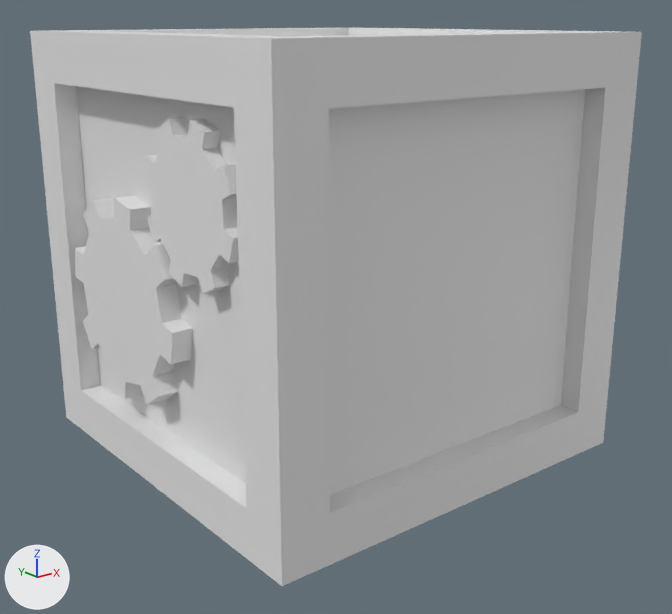
Renders of the Blender file Assets/Level Models/Crate.blend from each side of a commit.
One viewpoint serves both versions: a 50 mm camera at (-2.76, -3.52, 2.07) aimed at (-0.02, -0.1, 0.7). Every picture has the same lights, and +X, +Y and +Z are marked at lower left.
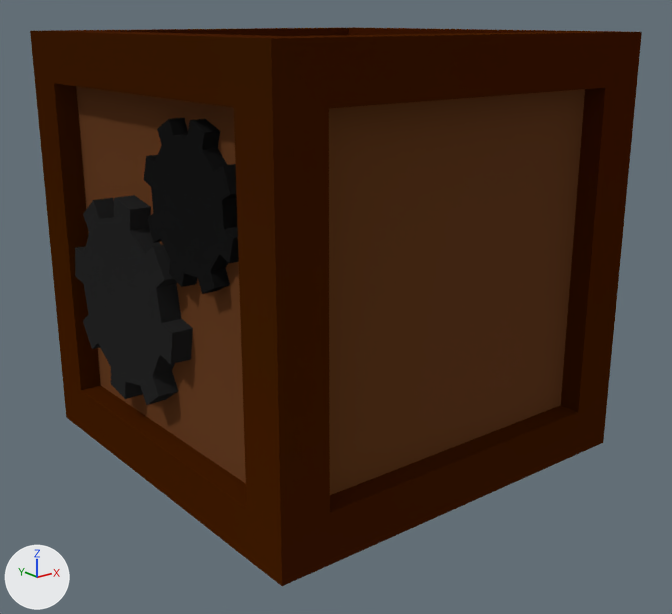
Pixel boxes [x1, y1, x2, y2] of what changed, in the pictures (672 x 614 px):
'Cube', recoloured, surface changed (grey to brown): [30, 27, 642, 586] in both
'Cylinder', recoloured (grey to black): [75, 195, 193, 405] in both
'Cylinder.001', recoloured (grey to black): [144, 118, 239, 294] in both

What the commit changed:
Picture 'steampunk+grey_pallette.png' (img_steampunk_grey_pallette_png) is new.
Material 'CrateMaterial' (mat_cratematerial) is new.
Its texture is img_steampunk_grey_pallette_png.
Its roughness is 0.5.
me_cube_001 has 66 vertices, 62 faces and spans x -1.0..1.0, y -1.0..1.0, z -1.0..1.0.
me_cube_001 is used by ob_cube; location (0.0, 0.0, 1.0).
me_cube_001 part 1: texture (UV) coordinates of 62 of 62 faces, centred in x -1.0..1.0, y -1.0..1.0, z -1.0..1.0, changed; they spanned u 0.12..0.88, v 0.0..1.0 and now span u 0.09..0.4, v 0.73..0.93.
me_cube_001 now uses material mat_cratematerial (picture img_steampunk_grey_pallette_png).
me_cylinder has 64 vertices, 50 faces and spans x -1.24..1.24, y -1.24..1.24, z -1.0..1.0.
me_cylinder now uses material mat_cratematerial (picture img_steampunk_grey_pallette_png).
me_cylinder_002 has 64 vertices, 50 faces and spans x -1.24..1.24, y -1.24..1.24, z -1.0..1.0.
me_cylinder_002 now uses material mat_cratematerial (picture img_steampunk_grey_pallette_png).
